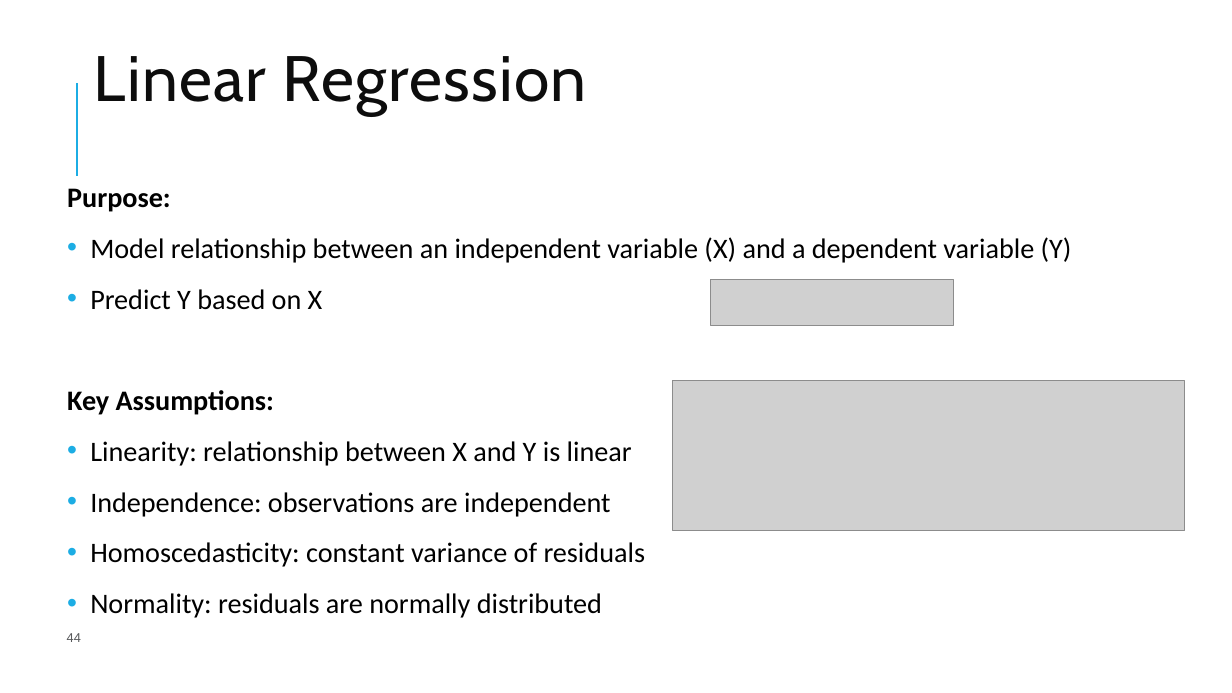
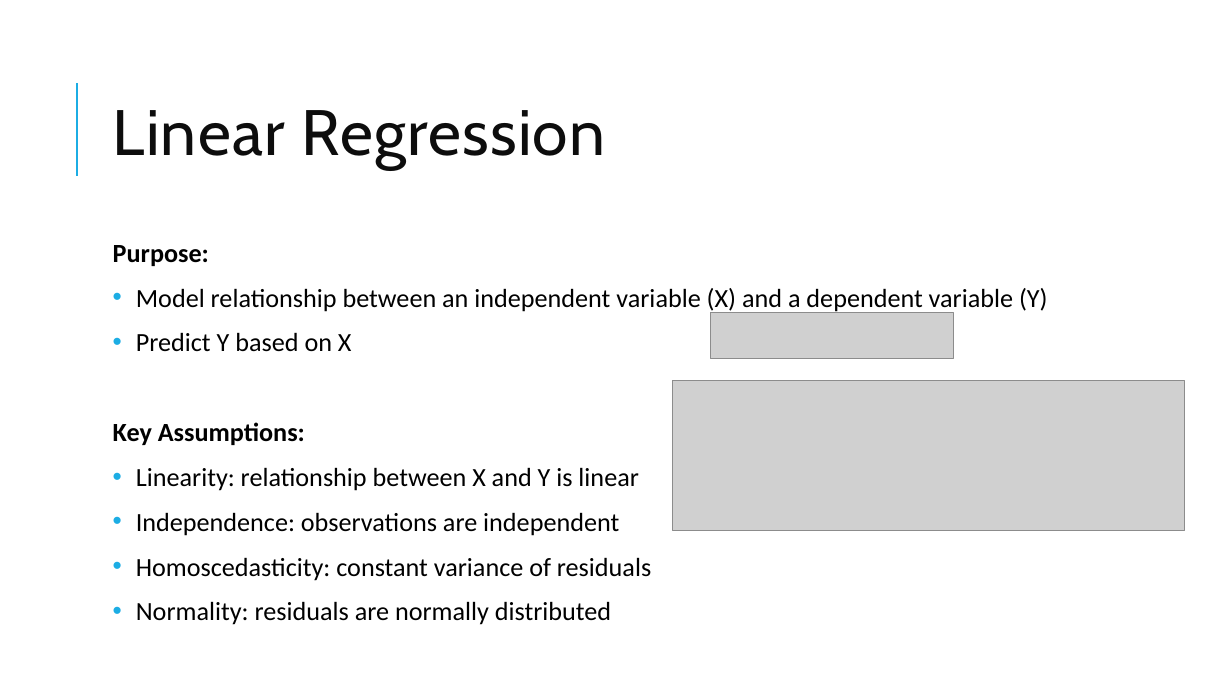
Before and after one commit to pcmathias/MSACL-data-literacy, a slide deck: slide 47 of presentations/DS 100 - Statistics Fundamentals.pptx (slide 44 before the commit). Drawn at 1232x693 pixels with LibreOffice and Linux fonts; fonts in the diff are those of the drawing; grey boxes stand for pictures; background and template pictures are left out. Boxes give left, top, right and bottom in pixels: in the first picture for what was removed or moved away, otherwise in the second. Text is boxed around its words. In the diff, an @@ line names an element or a change of style, - is before the commit and + after.

```diff
--- a/presentations/DS 100 - Statistics Fundamentals.pptx
+++ b/presentations/DS 100 - Statistics Fundamentals.pptx
@@ title "Linear Regression": place and size @@
-title "Linear Regression" at box(94, 56, 587, 116)
+title "Linear Regression" at box(113, 110, 606, 170)
@@ text "Purpose:": place and size @@
-text "Purpose:" at box(67, 188, 1072, 618)
+text "Purpose:" at box(113, 245, 1048, 625)
@@ text "Purpose:" at box(113, 245, 1048, 625): size 22 to 20.4 pt; line spacing 1.12 to 1.02 @@
@@ picture: place and size @@
-picture at box(711, 279, 953, 325)
+picture at box(711, 312, 953, 359)
@@ page number removed at box(67, 633, 81, 642) @@
-44
```
Also in this commit, not shown: 8 other slides changed, 11 slides added, 3 slides removed, 4 other files.
